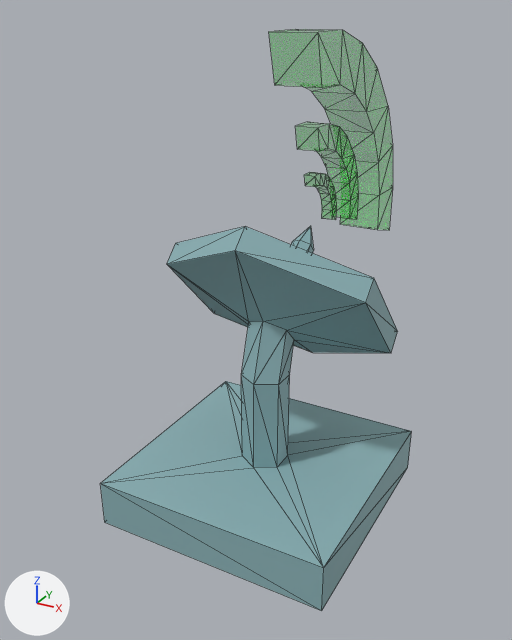
A saved change to the glTF model altar2026/models/antenna.glb.
The view is the same before and after, from a 50 mm lens placed at (1.22, -2.3, 1.99), pointed at (-0.14, 0.17, 0.75). Lighting does not change. The marker at lower left points along +X, +Y and +Z. The picture after the commit comes second. Mesh edges are drawn as thin lines.

Objects in the first picture: 'Cube', 'antenna'.
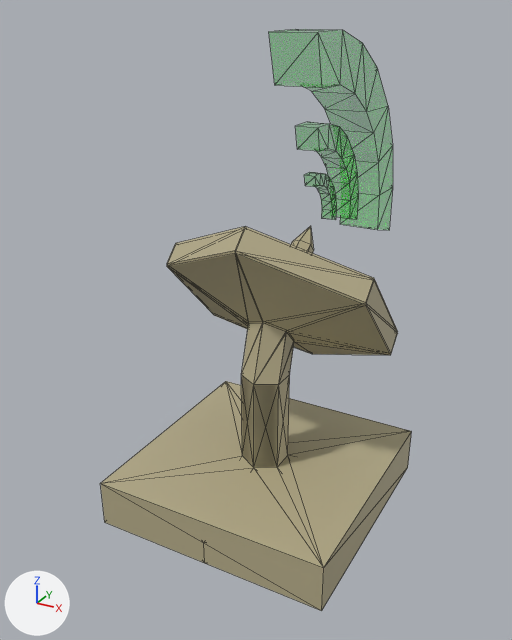
Commit message: updated antenna model for altar ar project

Boxes [x1, y1, x2, y2] around the edits, measured in the pictures (512 x 640 px):
'antenna', recoloured (greyish cyan to beige): [100, 226, 412, 611] in both
'Cylinder', added (beige): after [167, 252, 398, 468]

Patch to the scene script:
```diff
--- a/altar2026/models/antenna.glb.py
+++ b/altar2026/models/antenna.glb.py
@@ mat_material @@
 mat_material = principled_material('Material')
-mat_material.base_color = (0.257, 0.44, 0.465)  # greyish cyan #8bb1b6
+mat_material.base_color = (0.465, 0.413, 0.253)  # beige #b6ac8a
@@ me_cylinder @@
+me_cylinder.from_pydata(...)  # 60 vertices, 110 faces; spans x -0.433..0.433, y -0.5..0.545, z 0.0..1.265
+me_cylinder.materials.append(mat_material)  # beige #b6ac8a
@@ ob_cylinder @@
+ob_cylinder = bpy.data.objects.new('Cylinder', me_cylinder)
+ob_cylinder.location = (0.0, 0.0, 0.0)
```
